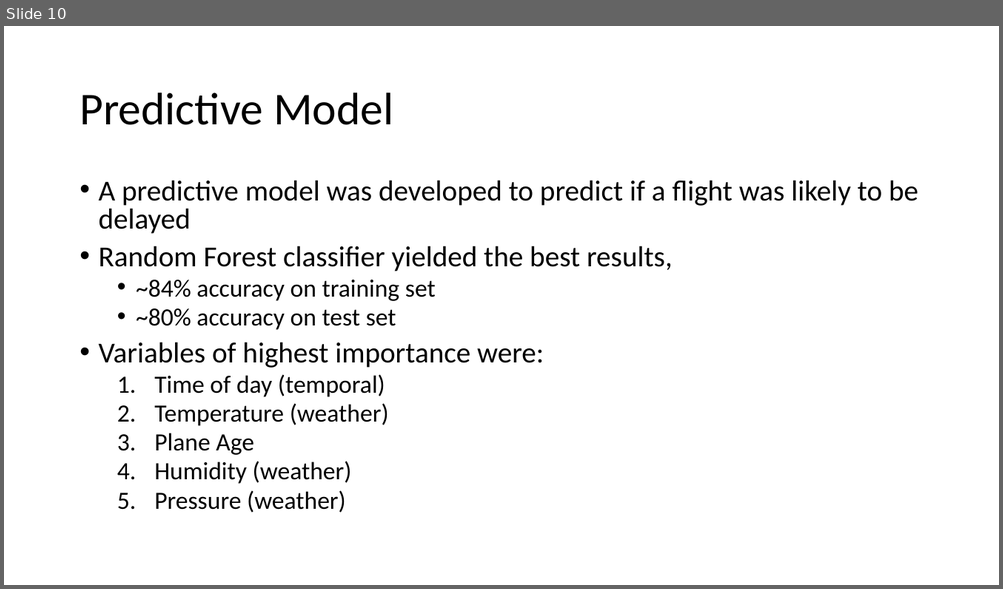
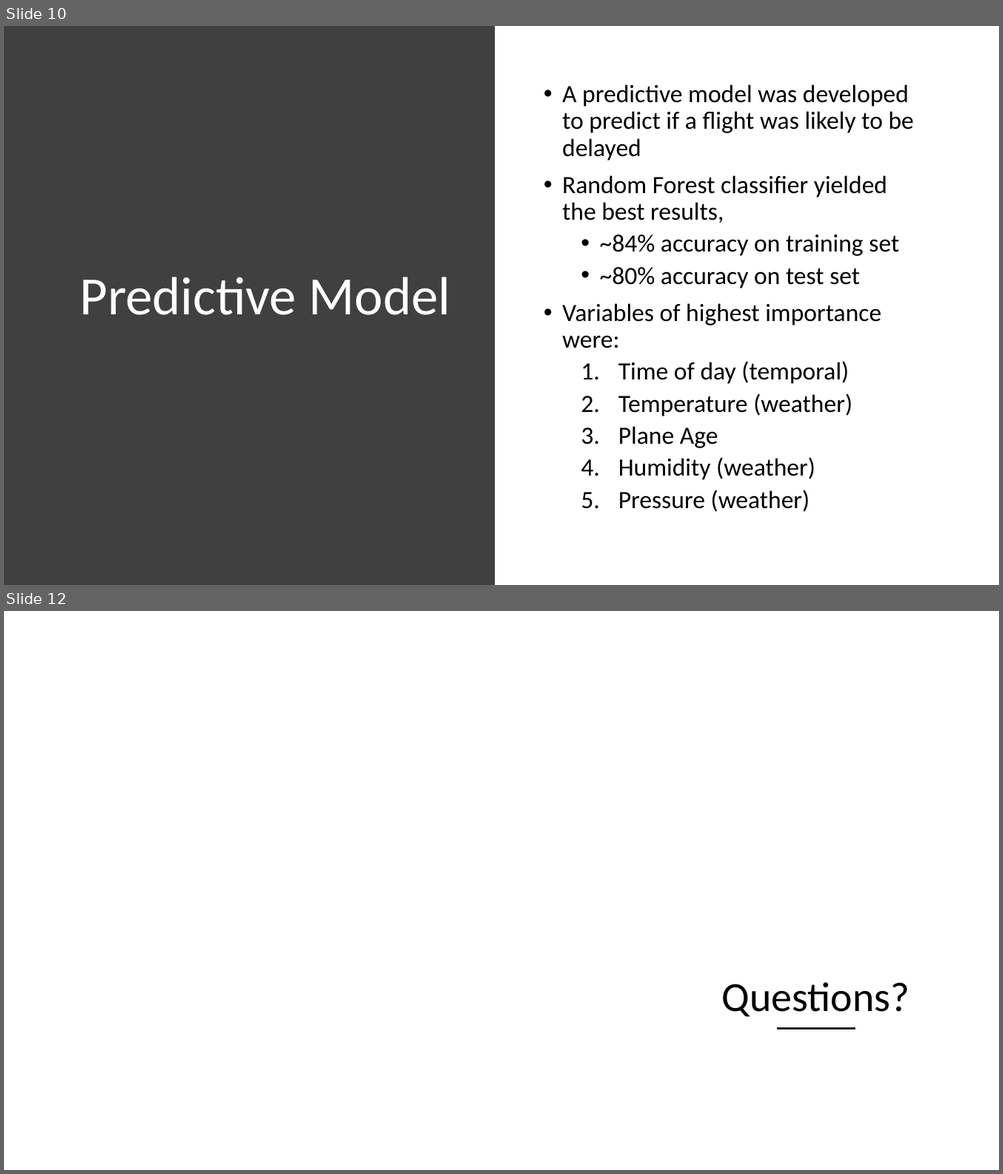
Before and after one commit to c-a11en/codeclan_final_project, a slide deck: Flight Delays Presentation.pptx. Shown one above the other, each under a label of ours: slide 10 before the commit, slides 10 and 12 after it; the slides between them are not shown. The pictures are 1003x589 and 1003x1174 pixels, drawn with LibreOffice and Linux fonts; fonts in the diff are those of the drawing; background and template pictures are left out. Boxes give left, top, right and bottom in pixels: in the first picture for what was removed or moved away, otherwise in the second. Text is boxed around its words. In the diff, an @@ line names an element or a change of style, - is before the commit and + after.

```diff
--- a/Flight Delays Presentation.pptx
+++ b/Flight Delays Presentation.pptx
@@ slide 12 added at bbox=[4, 611, 999, 1170], background picture (left out) @@
@@ freeform shape added at bbox=[615, 797, 999, 1170], fill #FFFFFF at 70% opacity @@
@@ title added at bbox=[722, 982, 910, 1017], 40 pt, text #000000 @@
+Questions?
@@ line added from (778, 1029) to (854, 1029), #262626 2 pt @@
@@ slide 10 changed as well @@
@@ rectangle added at bbox=[4, 26, 495, 585], fill #404040 @@
@@ title "Predictive Model": place and size @@
-title "Predictive Model" at bbox=[79, 93, 393, 125]
+title "Predictive Model" at bbox=[79, 277, 450, 315]
@@ title "Predictive Model" at bbox=[79, 277, 450, 315]: size 44 to 52 pt, text colour #000000 to #FFFFFF @@
@@ text "A predictive model was developed ...": place and size @@
-text "A predictive model was developed ..." at bbox=[99, 180, 918, 513]
+text "A predictive model was developed ..." at bbox=[562, 84, 913, 512]
@@ text "A predictive model was developed ..." at bbox=[562, 84, 913, 512]: size 28 to 24 pt in "A predictive model was developed to predict ...", "Random Forest classifier yielded the best results,", "Variables of highest importance were:"; line spacing 0.8 to 0.9; vertical alignment top to middle @@
```
Also in this commit, not shown: 9 other slides changed, 1 other slide added, 1 slide removed.
